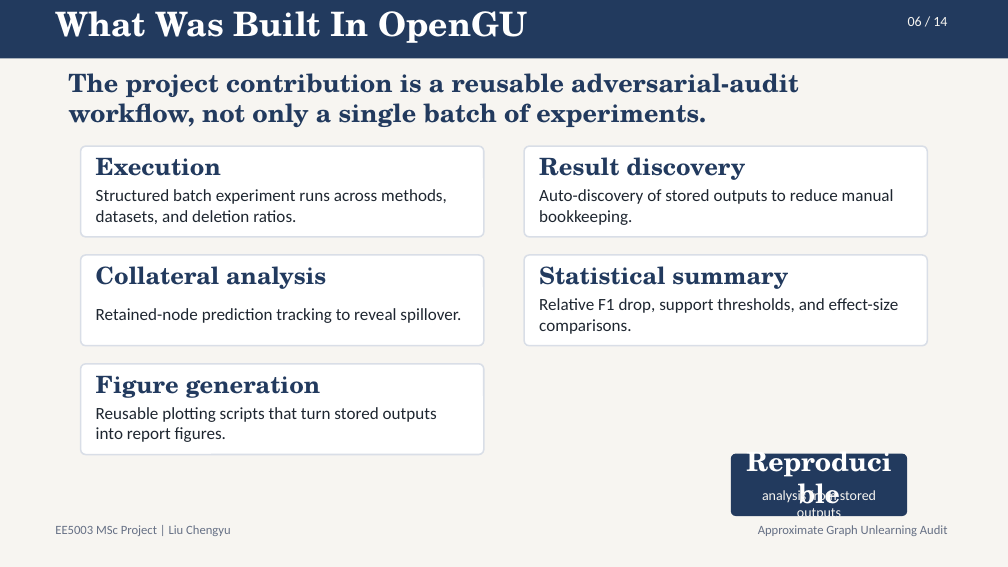
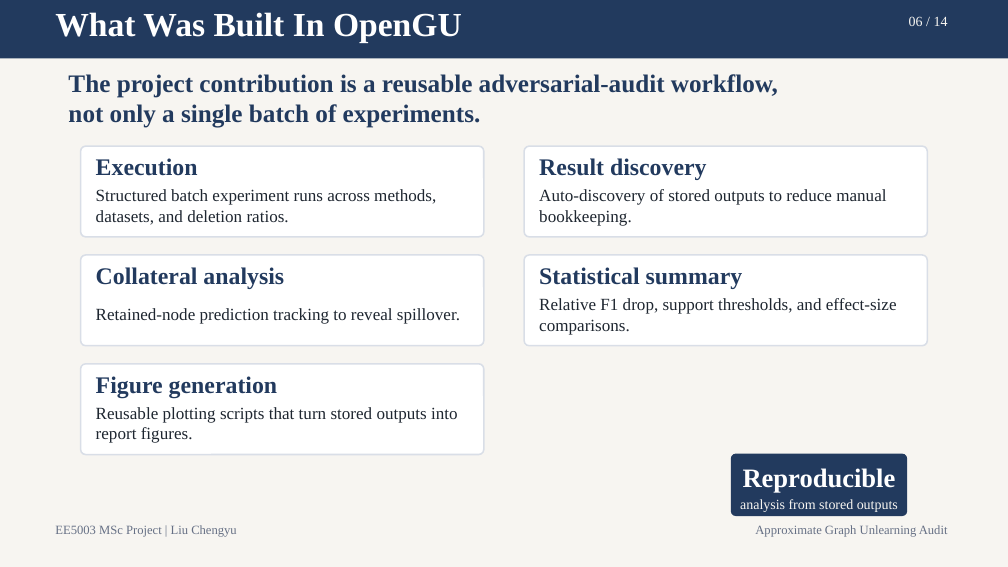
Before and after one commit to lelelelelelelelelelelelele/OpenGU, a slide deck: slide 6 of GULib-master/report/0417_5003report/ppt/out-test/final_15min_defense.pptx. Drawn at 1008x567 pixels with LibreOffice and Linux fonts; fonts in the diff are those of the drawing. Boxes give left, top, right and bottom in pixels: in the first picture for what was removed or moved away, otherwise in the second. Text is boxed around its words. In the diff, an @@ line names an element or a change of style, - is before the commit and + after.

```diff
--- a/GULib-master/report/0417_5003report/ppt/out-test/final_15min_defense.pptx
+++ b/GULib-master/report/0417_5003report/ppt/out-test/final_15min_defense.pptx
@@ font TeX Gyre Schola to Times New Roman in 8 elements at bbox=[55, 12, 462, 43], bbox=[68, 74, 778, 128], bbox=[96, 158, 198, 176], bbox=[539, 158, 707, 180], bbox=[96, 267, 284, 289], bbox=[539, 267, 743, 289], bbox=[96, 376, 277, 398], bbox=[743, 468, 896, 493] @@
@@ font Calibri to Times New Roman in 9 elements at bbox=[909, 16, 948, 26], bbox=[55, 525, 237, 537], bbox=[755, 525, 948, 537], bbox=[96, 189, 436, 225], bbox=[539, 189, 886, 226], bbox=[96, 308, 460, 324], bbox=[539, 298, 897, 335], bbox=[96, 407, 458, 443], bbox=[740, 499, 898, 512] @@
```
Also in this commit, not shown: 13 other slides changed, 21 other files.
